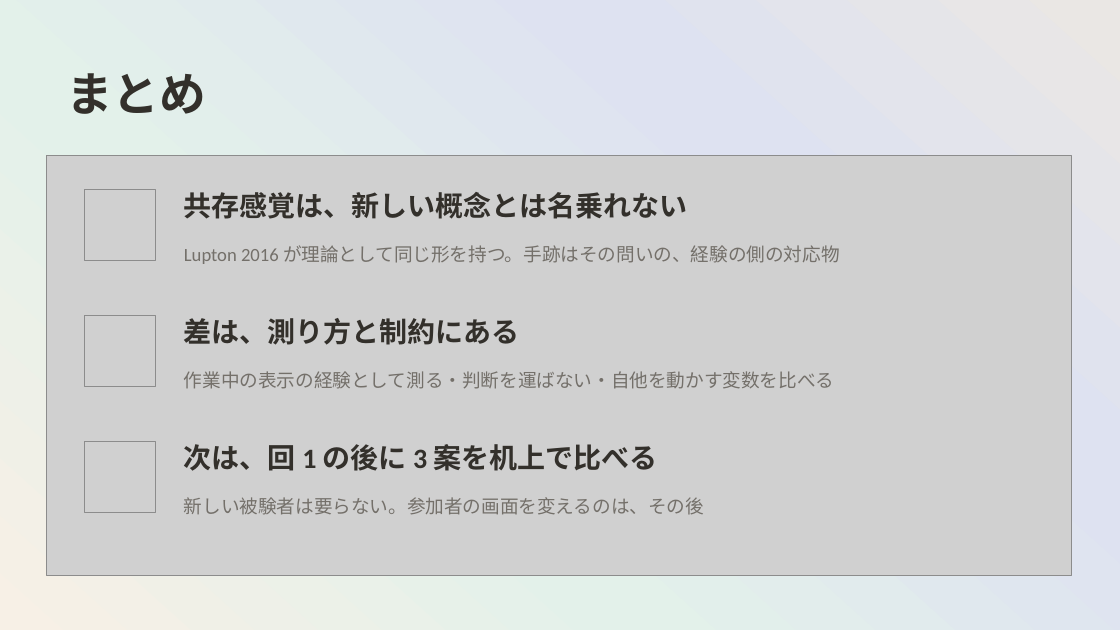
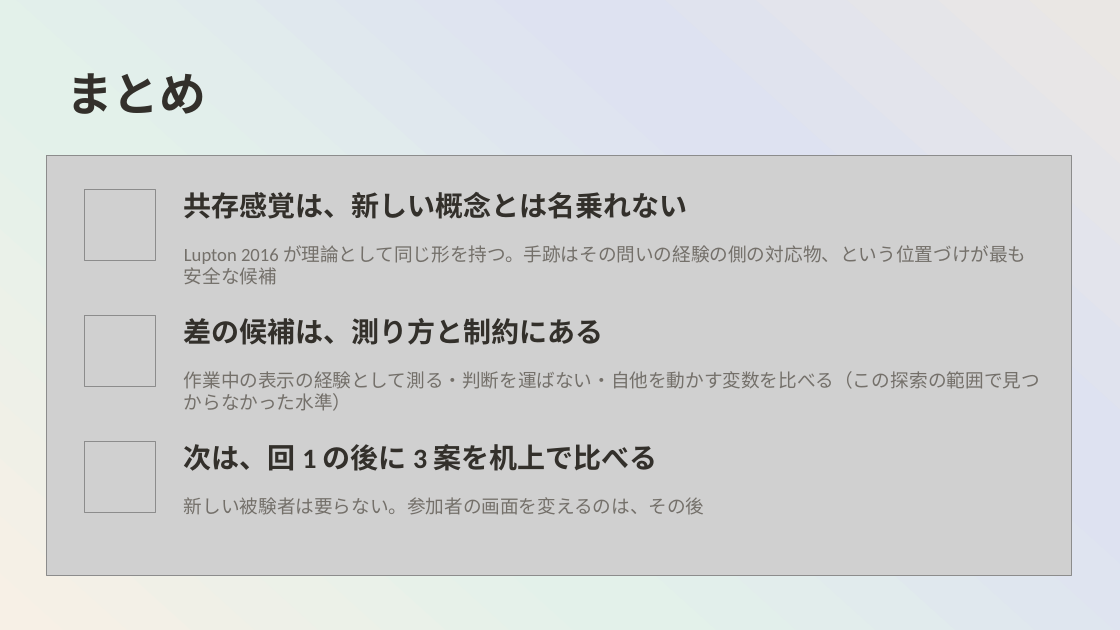
Before and after one commit to mikotomiura/GSE-prototype, a slide deck: slide 23 of docs/slides/project-overview/GSE_handmark_design.pptx. Drawn at 1120x630 pixels with LibreOffice and Linux fonts; fonts in the diff are those of the drawing; grey boxes stand for pictures; background and template pictures are left out. Boxes give left, top, right and bottom in pixels: in the first picture for what was removed or moved away, otherwise in the second. Text is boxed around its words. In the diff, an @@ line names an element or a change of style, - is before the commit and + after.

```diff
--- a/docs/slides/project-overview/GSE_handmark_design.pptx
+++ b/docs/slides/project-overview/GSE_handmark_design.pptx
@@ text at (x1=184, y1=245, x2=1026, y2=285): text changed @@
-Lupton 2016 が理論として同じ形を持つ。手跡はその問いの、経験の側の対応物
+Lupton 2016 が理論として同じ形を持つ。手跡はその問いの経験の側の対応物、という位置づけが最も安全な候補
@@ text at (x1=184, y1=318, x2=604, y2=345): text changed @@
-差は、測り方と制約にある
+差の候補は、測り方と制約にある
@@ text at (x1=184, y1=371, x2=1040, y2=411): text changed @@
-作業中の表示の経験として測る・判断を運ばない・自他を動かす変数を比べる
+作業中の表示の経験として測る・判断を運ばない・自他を動かす変数を比べる（この探索の範囲で見つからなかった水準）
```
Also in this commit, not shown: 4 other slides changed, 11 other files.
